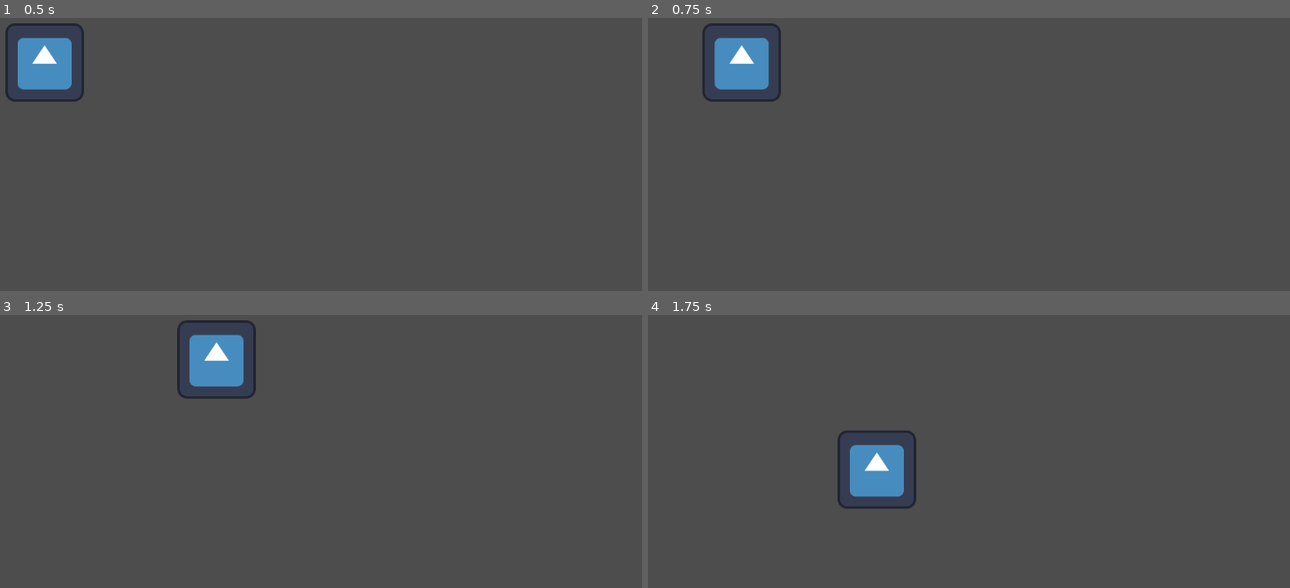
Above: before the commit, frames 1-4 (two rows, left to right).
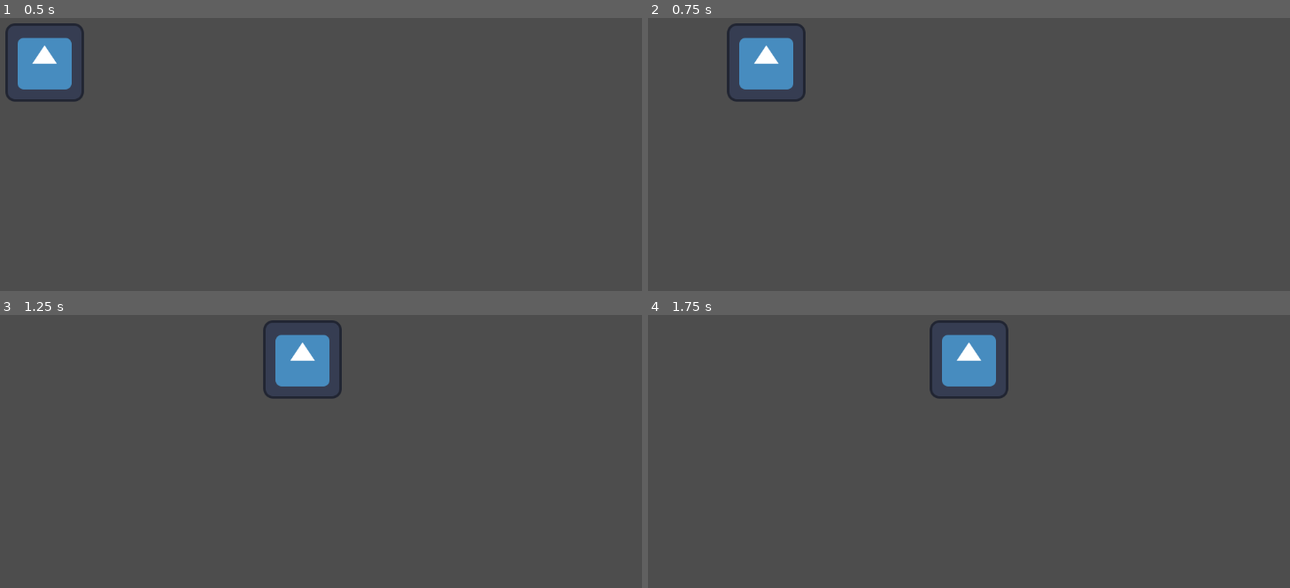
Above: after the commit, the same moments.

Repository: aericode/SpaceInvaders-Godot4
Game: Godot game, scene res://world.tscn
The game is run twice, just before and just after one commit, with the same random seed, the same clock (stepped at 60 frames per second) and the same inputs. The engine's default icon, where the game draws it, is replaced by a stand-in: a white triangle on a blue panel in a dark square.
Inputs:
- Up to frame 1 (0.5 s): no input
- Up to frame 2 (0.75 s): tap Enter at 0.5 s; hold Right (right) from 0.53 s (still down)
- Up to frame 3 (1.25 s): keep holding Right (right)
- Up to frame 4 (1.75 s): release Right (right) at 1.28 s; hold S (down) from 1.28 s (still down)

Frame 1 is identical in both runs. In frame 2, 2.1% of the frame differs, in the area x 8-25%, y 1-31%; in frame 3, 4.1%; in frame 4, 4.1%, in the area x 29-57%, y 1-71%.

Commit message:
space invaders movement

Diff:
--- a/PlayerMovement.gd
+++ b/PlayerMovement.gd
@@ -1,7 +1,7 @@
 extends CharacterBody2D
 
 
-@export var speed = 400 # How fast the player will move (pixels/sec).
+@export var speed = 600 # How fast the player will move (pixels/sec).
 
 func _process(delta):
 	var velocity = Vector2.ZERO # The player's movement vector.
@@ -9,10 +9,6 @@
 		velocity.x += 1
 	if Input.is_action_pressed("left"):
 		velocity.x -= 1
-	if Input.is_action_pressed("down"):
-		velocity.y += 1
-	if Input.is_action_pressed("up"):
-		velocity.y -= 1
 
 	if velocity.length() > 0:
 		velocity = velocity.normalized() * speed
--- a/world.tscn
+++ b/world.tscn
@@ -8,15 +8,13 @@
 
 [node name="World" type="Node2D"]
 
-[node name="Node2D" type="Node2D" parent="."]
+[node name="CharacterBody2D" type="CharacterBody2D" parent="."]
 position = Vector2(100, 100)
-
-[node name="CharacterBody2D" type="CharacterBody2D" parent="Node2D"]
 script = ExtResource("2_v4k18")
 
-[node name="CollisionShape2D" type="CollisionShape2D" parent="Node2D/CharacterBody2D"]
+[node name="CollisionShape2D" type="CollisionShape2D" parent="CharacterBody2D"]
 position = Vector2(-0.5, -0.5)
 shape = SubResource("RectangleShape2D_6cxwb")
 
-[node name="Sprite2D" type="Sprite2D" parent="Node2D/CharacterBody2D"]
+[node name="Sprite2D" type="Sprite2D" parent="CharacterBody2D"]
 texture = ExtResource("1_ur1x5")
Not shown, changed: .gitignore
